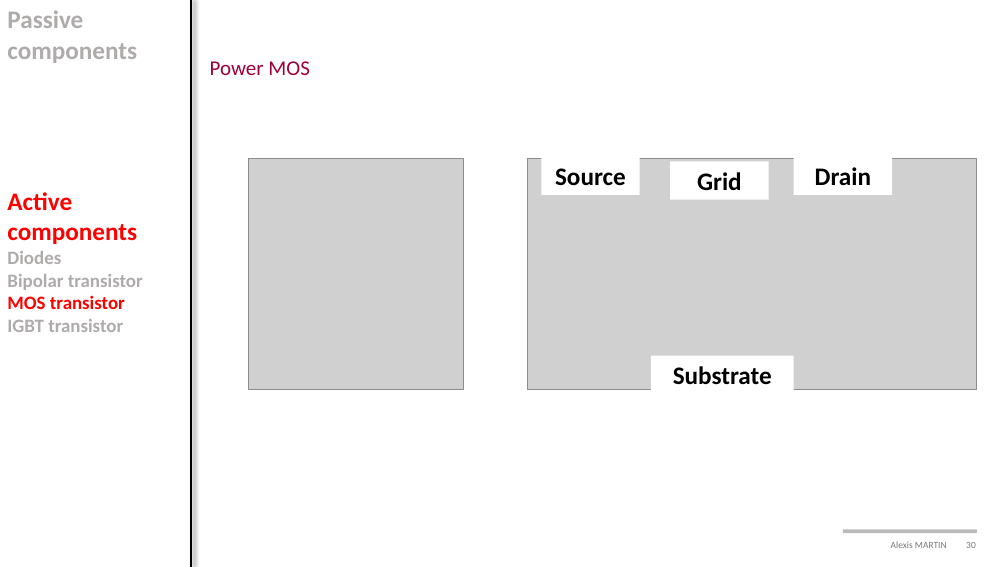
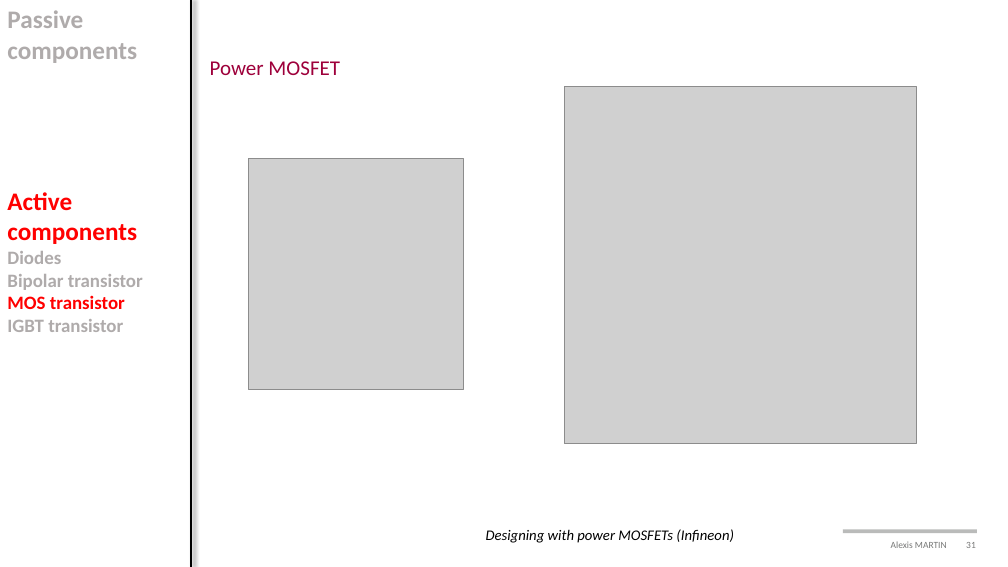
Before and after one commit to alexismartin46/Cours_Electronique_de_Puissance_FISE2, a slide deck: slide 31 of Cours/Cours3_components.pptx (slide 30 before the commit). Drawn at 1008x567 pixels with LibreOffice and Linux fonts; fonts in the diff are those of the drawing; grey boxes stand for pictures; background and template pictures are left out. Boxes give left, top, right and bottom in pixels: in the first picture for what was removed or moved away, otherwise in the second. Text is boxed around its words. In the diff, an @@ line names an element or a change of style, - is before the commit and + after.

```diff
--- a/Cours/Cours3_components.pptx
+++ b/Cours/Cours3_components.pptx
@@ text at bbox=[210, 61, 340, 75]: text changed @@
-Power MOS
+Power MOSFET
@@ picture: place and size @@
-picture at bbox=[527, 159, 977, 390]
+picture at bbox=[564, 86, 916, 444]
@@ rectangle removed at bbox=[541, 157, 640, 194] @@
-Source
@@ rectangle removed at bbox=[671, 161, 769, 199] @@
-Grid
@@ rectangle removed at bbox=[794, 157, 892, 194] @@
-Drain
@@ rectangle removed at bbox=[651, 355, 794, 393] @@
-Substrate
@@ text added at bbox=[486, 529, 734, 543], 14 pt, text #000000, italic @@
+Designing with power MOSFETs (Infineon)
@@ page number at bbox=[891, 542, 976, 548]: text changed @@
-Alexis MARTIN 30
+Alexis MARTIN 31
```
Also in this commit, not shown: 7 other slides changed, 6 slides added, 8 other files.
